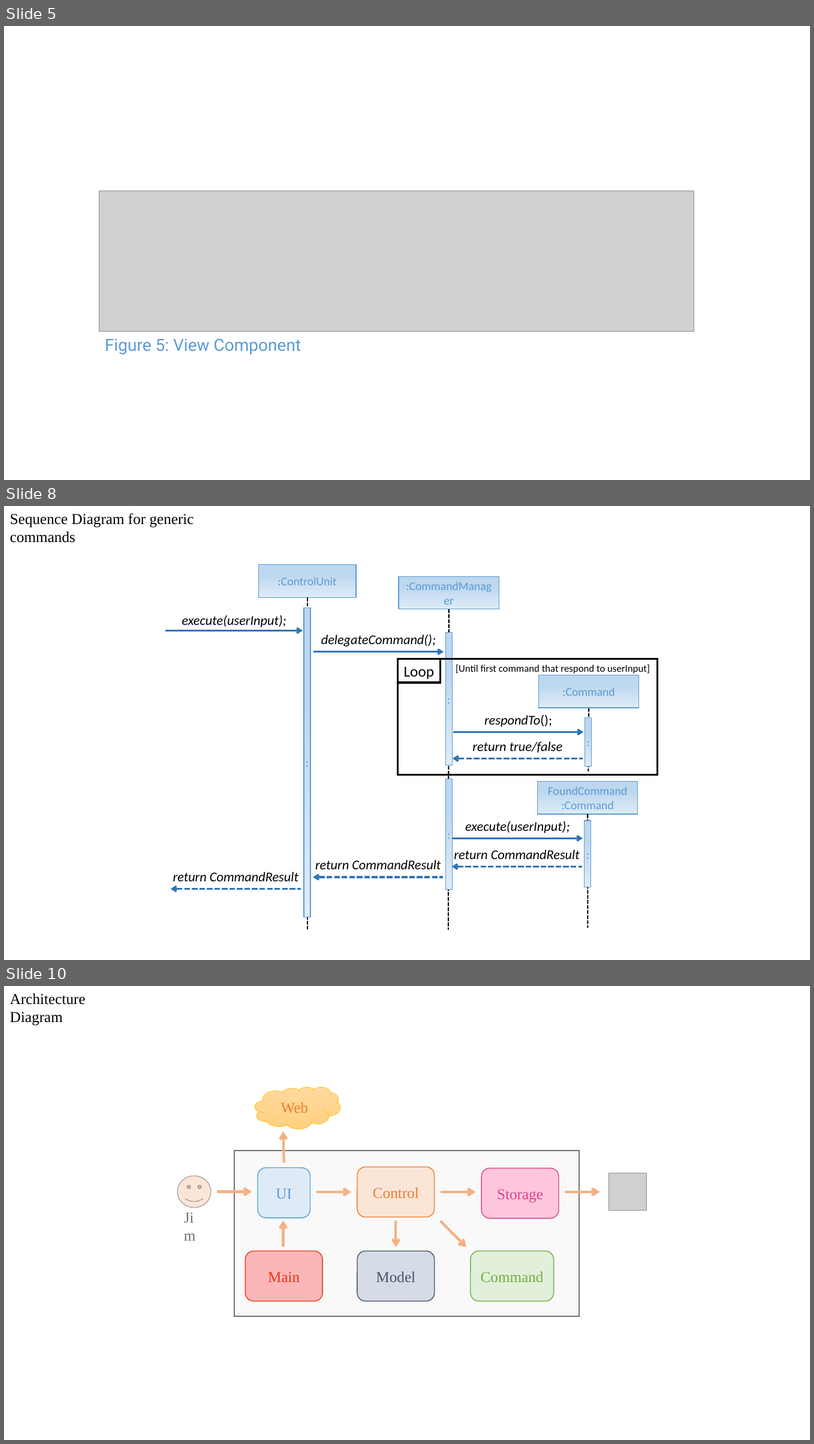
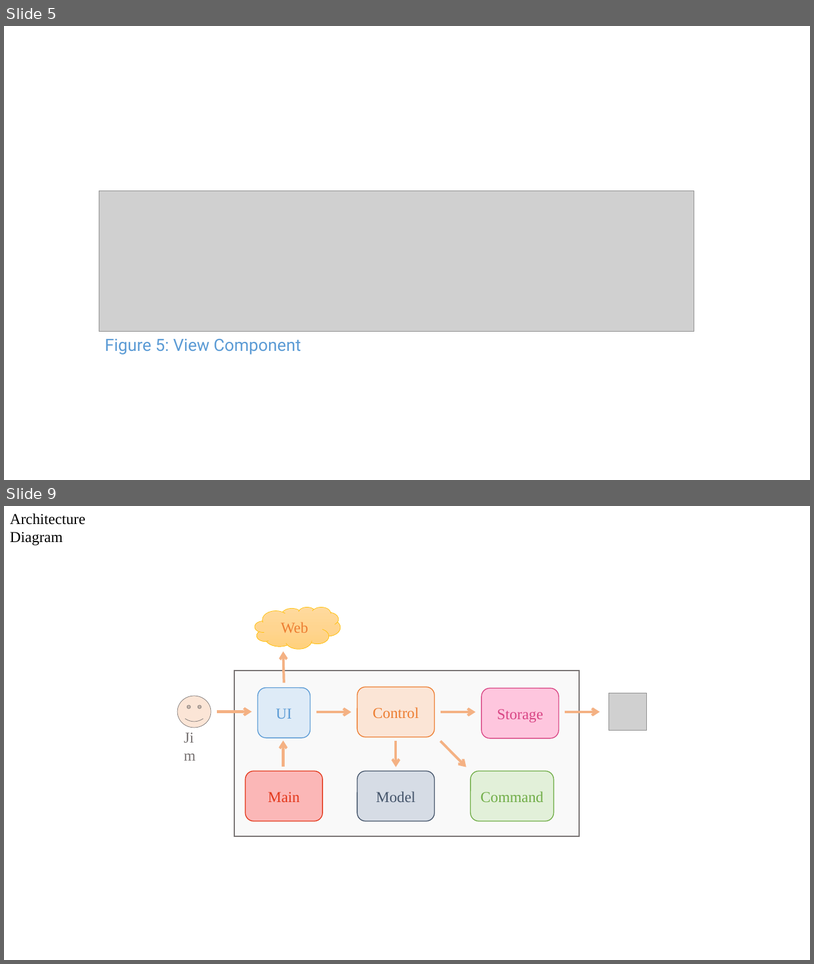
Before and after one commit to CS2103AUG2016-W11-C1/main, a slide deck: doc/DeveloperGuide.pptx. Shown one above the other, each under a label of ours: slides 5, 8 and 10 before the commit, slides 5 and 9 after it; the slides between them are not shown. The pictures are 814x1444 and 814x964 pixels, drawn with LibreOffice and Linux fonts; fonts in the diff are those of the drawing; grey boxes stand for pictures. Boxes give left, top, right and bottom in pixels: in the first picture for what was removed or moved away, otherwise in the second. Text is boxed around its words. In the diff, an @@ line names an element or a change of style, - is before the commit and + after.

```diff
--- a/doc/DeveloperGuide.pptx
+++ b/doc/DeveloperGuide.pptx
@@ slide 8 removed at (4, 506, 810, 960), background #FFFFFF @@
@@ text removed at (10, 513, 194, 543) @@
-Sequence Diagram for generic commands
@@ group removed at (165, 565, 658, 930): 11 rectangles, 9 texts, 8 arrows, 4 lines @@
-[Until first command that respond to userInput]
-:ControlUnit
-:CommandManager
-:Command
-FoundCommand
-:Command
-:
-:
-:
-:
-execute(userInput);
-delegateCommand();
-respondTo();
-Loop
-execute(userInput);
-:
-return true/false
-return CommandResult
-return CommandResult
-return CommandResult
@@ what was slide 10 is now slide 9 @@
```
Also in this commit, not shown: 1 slide added, 1 other slide removed, 5 other files.
